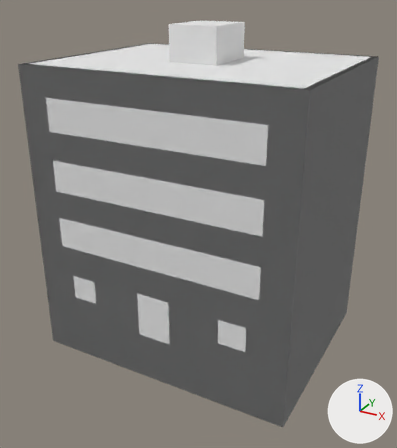
The glTF model assets/models/buildings/res_mid/bld_res_mid_a.glb: old version first, new version second.
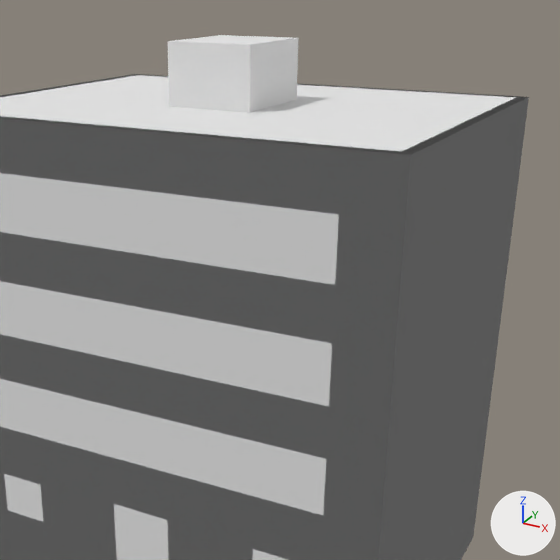
Old and new are each drawn whole from a 50 mm camera at (13.0, -24.6, 16.4) aimed at (-0.1, -0.8, 4.5) and again close up on the part from 18% to 100% of the width and 0% to 73% of the height. Arrows for +X, +Y and +Z are at lower right; the lights stay in place. The first two pictures are the older version. Objects named as collision shapes, trigger or cutter boxes, shadow casters or lower levels of detail are left out. Vertices at exactly the same position are counted once.

Objects in the first close-up: 'bld_res_mid_a_LOD0', 'bld_res_mid_a_PROXY'.
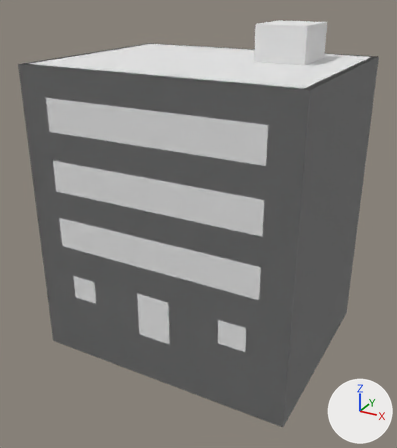
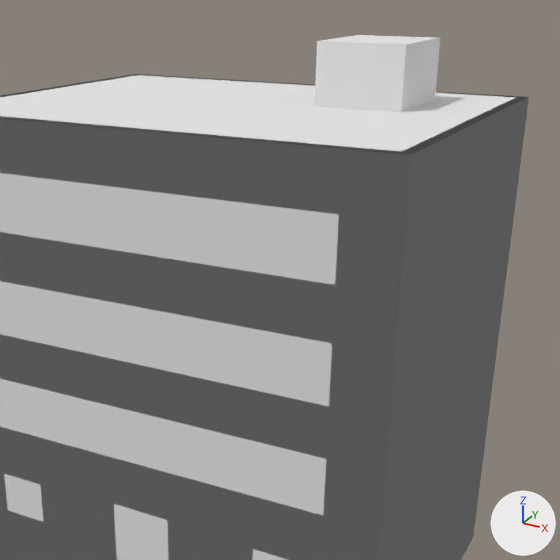
Pixel boxes (x1, y1, x2, y2) of what changed, in the close-ups (560 x 560 px):
part 1 of me_bld_res_mid_a_lod0, reshaped
    before: (168, 35, 299, 113)
    after: (315, 35, 440, 112)

What changed in the scene script:
```text
Change me_bld_res_mid_a_lod0:
    used by ob_bld_res_mid_a_lod0; location = (0.0, 0.0, 0.0)
    remove me_bld_res_mid_a_lod0.from_pydata(...)  # 158 vertices, 208 faces; spans x -7.0..7.0, y -5.5..5.5, z -2.5..14.6
    add me_bld_res_mid_a_lod0.from_pydata(...)  # 174 vertices, 224 faces; spans x -7.0..7.0, y -5.5..5.5, z -2.5..14.6
    me_bld_res_mid_a_lod0 part 1
    4 vertices in x -1.2, y -1.5..1.5, z 12.0..14.6 move by (3.4, 2.0, 0.0)
    4 vertices in x 1.2, y -1.5..1.5, z 12.0..14.6 move by (3.6, 2.0, 0.0)
    10 vertices are added at x 0.4..4.6, y -1.0..0.0, z 12.0..12.8
    6 new vertices lie (2.0, 0.0, 0.0) away from vertices in x 0.4..2.6, y -1.0..0.0, z 12.0..12.8
    16 new faces join them
```
